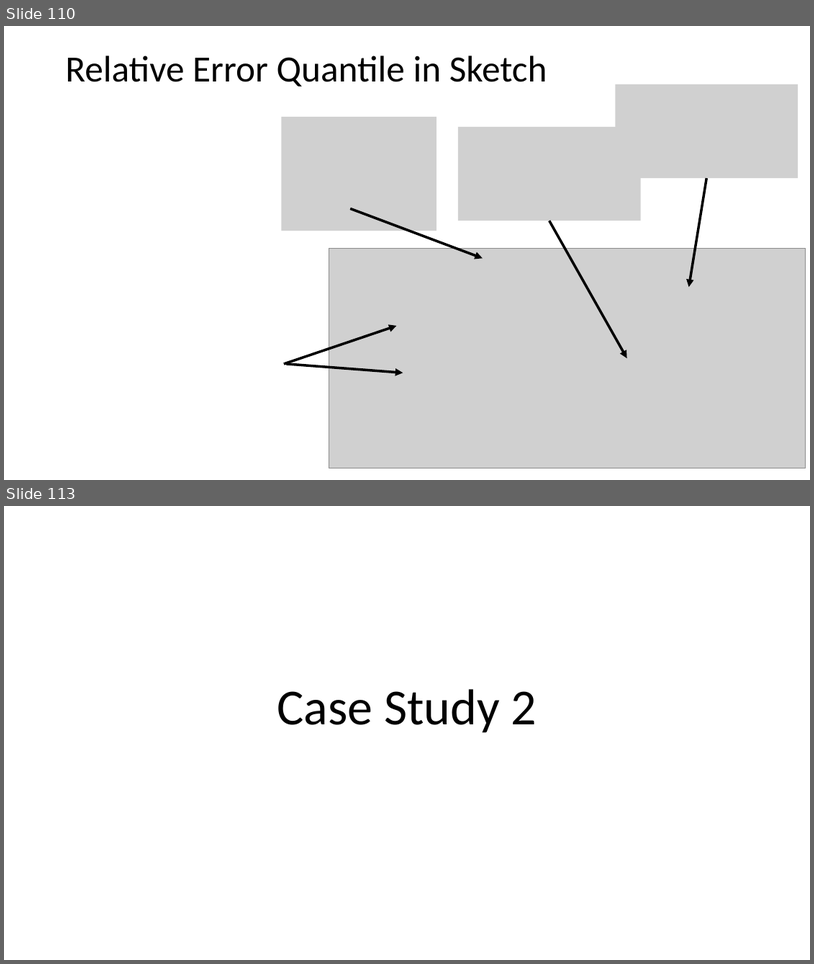
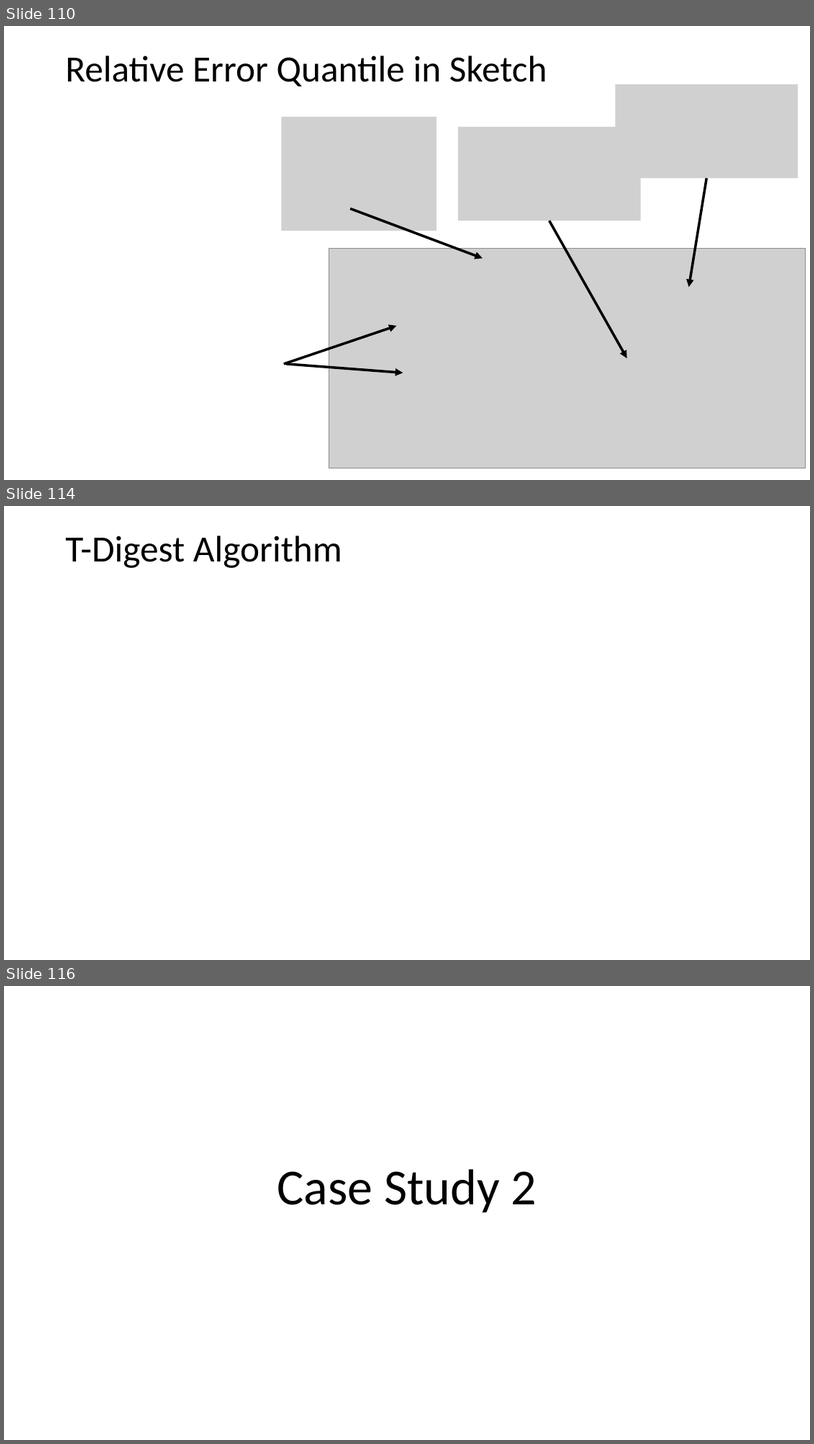
Before and after one commit to harelgabainew/school1, a slide deck: slides/2_StreamingAnalytics.pptx. Shown one above the other, each under a label of ours: slides 110 and 113 before the commit, slides 110, 114 and 116 after it; the slides between them are not shown. The pictures are 814x964 and 814x1444 pixels, drawn with LibreOffice and Linux fonts; fonts in the diff are those of the drawing; grey boxes stand for pictures. Boxes give left, top, right and bottom in pixels: in the first picture for what was removed or moved away, otherwise in the second. Text is boxed around its words. In the diff, an @@ line names an element or a change of style, - is before the commit and + after.

```diff
--- a/slides/2_StreamingAnalytics.pptx
+++ b/slides/2_StreamingAnalytics.pptx
@@ slide 114 added at (4,506,810,960), background #FFFFFF @@
@@ text added at (65,536,342,568), 44 pt, text #000000 @@
+T-Digest Algorithm
@@ what was slide 113 is now slide 116 @@
```
Also in this commit, not shown: 2 slides changed, 2 other slides added.
